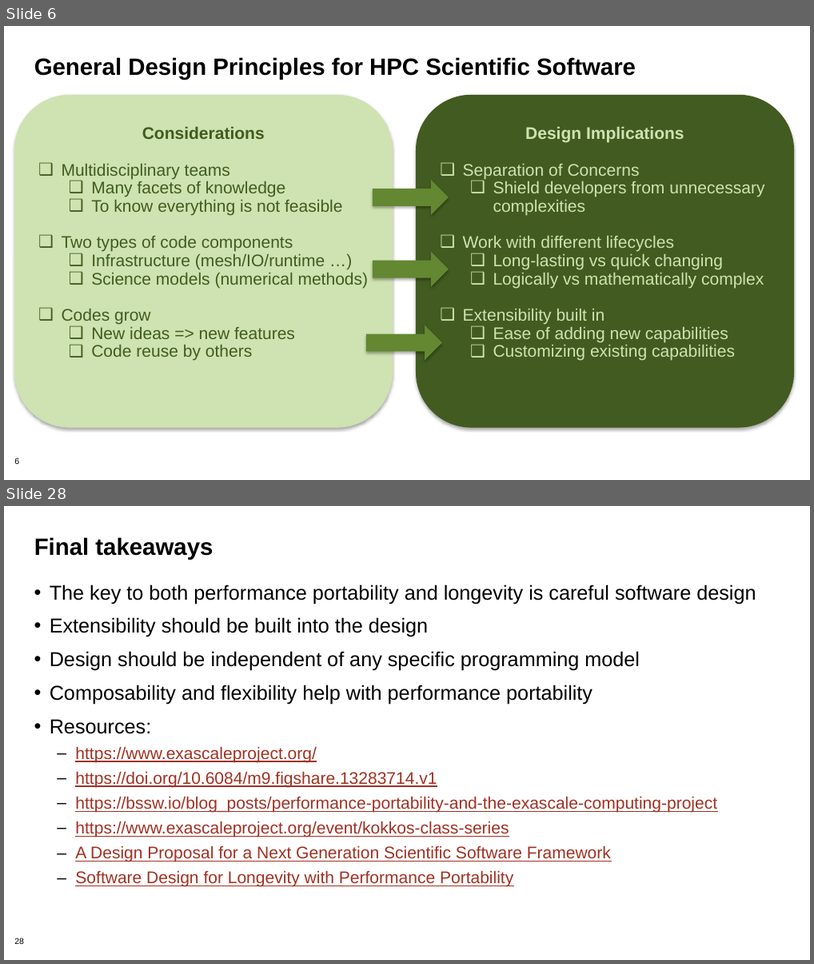
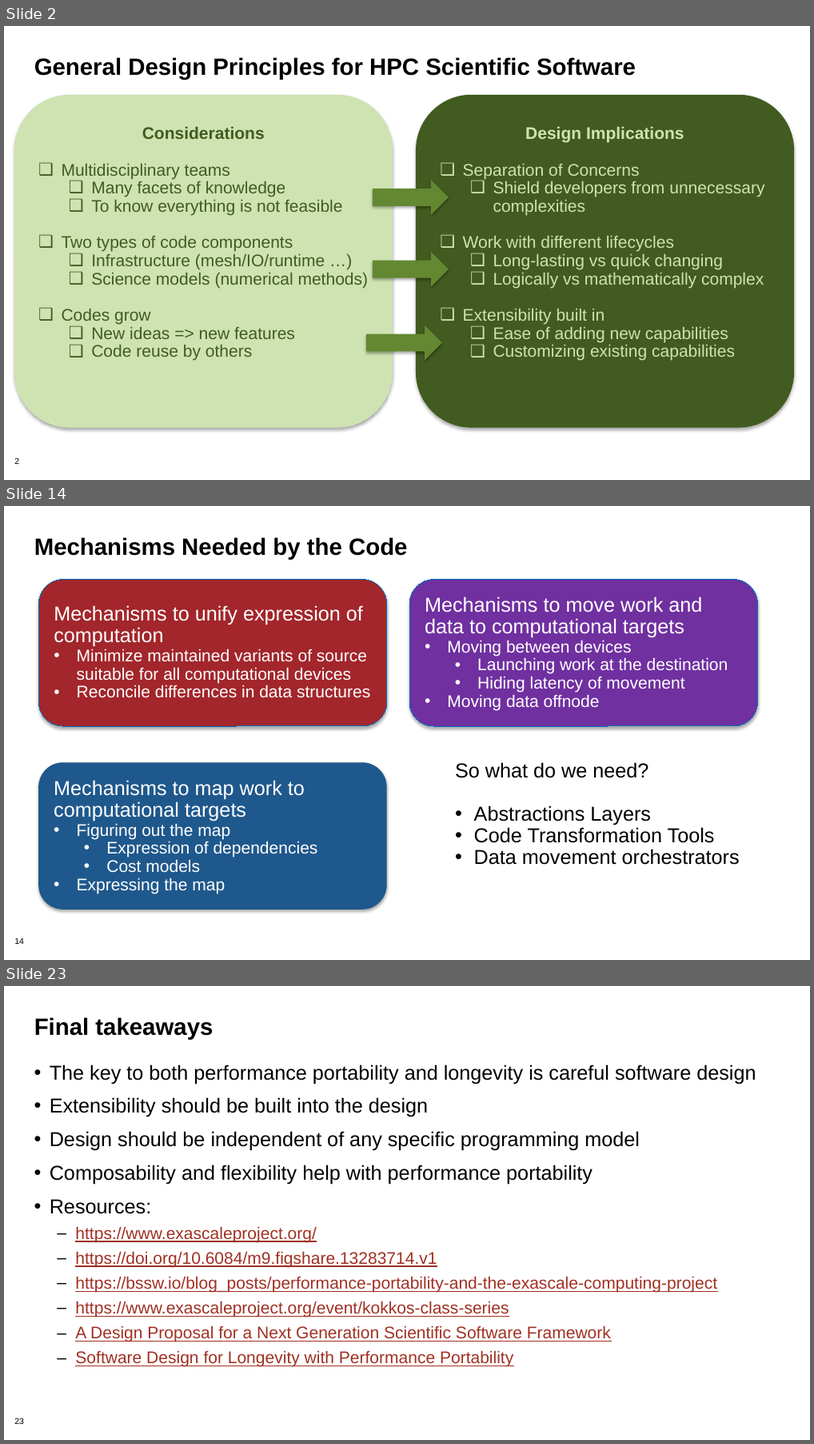
Before and after one commit to bssw-tutorial/presentations, a slide deck: design-a.pptx. Shown one above the other, each under a label of ours: slides 6 and 28 before the commit, slides 2, 14 and 23 after it; the slides between them are not shown. The pictures are 814x964 and 814x1444 pixels, drawn with LibreOffice and Linux fonts; fonts in the diff are those of the drawing; background and template pictures are left out. Boxes give left, top, right and bottom in pixels: in the first picture for what was removed or moved away, otherwise in the second. Text is boxed around its words. In the diff, an @@ line names an element or a change of style, - is before the commit and + after.

```diff
--- a/design-a.pptx
+++ b/design-a.pptx
@@ slide 14 added at (4, 506, 810, 960), background #FFFFFF; not listed: 1 template element that a slide beside it also shows @@
@@ title added at (34, 537, 407, 560), 28 pt, text #000000, bold @@
+Mechanisms Needed by the Code
@@ rounded rectangle added at (38, 579, 387, 726), fill #A2262B, outline #0070C0 0.75 pt, 20 pt, text #FFFFFF @@
+Mechanisms to unify expression of computation
+• Minimize maintained variants of source suitable for all computational devices
+• Reconcile differences in data structures
@@ rounded rectangle added at (410, 579, 758, 726), fill #7030A0, outline #0070C0 0.75 pt, 20 pt, text #FFFFFF @@
+Mechanisms to move work and data to computational targets
+• Moving between devices
+  • Launching work at the destination
+  • Hiding latency of movement
+• Moving data offnode
@@ rounded rectangle added at (38, 763, 387, 909), fill #20588C, 20 pt, text #FFFFFF @@
+Mechanisms to map work to computational targets
+• Figuring out the map
+  • Expression of dependencies
+  • Cost models
+• Expressing the map
@@ text added at (455, 762, 740, 864), 24 pt, text #000000 @@
+So what do we need?
+• Abstractions Layers
+• Code Transformation Tools
+• Data movement orchestrators
@@ what was slide 6 is now slide 2 @@
@@ page number at (14, 457, 19, 464): text changed @@
-6
+2
@@ what was slide 28 is now slide 23 @@
```
Also in this commit, not shown: 7 slides changed, 13 other slides added, 19 slides removed.
